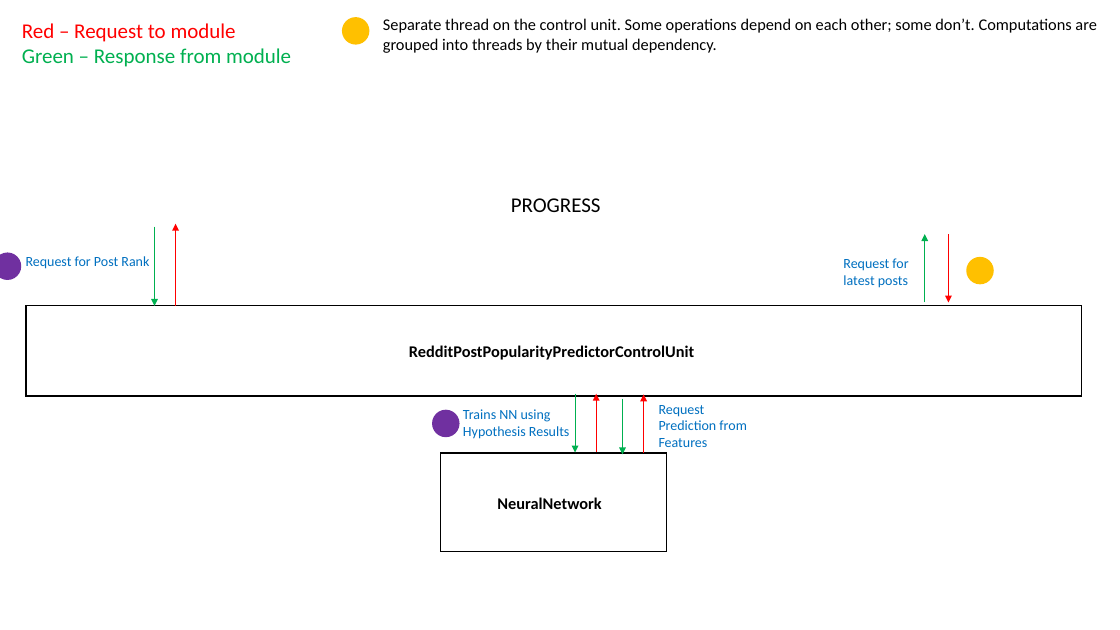
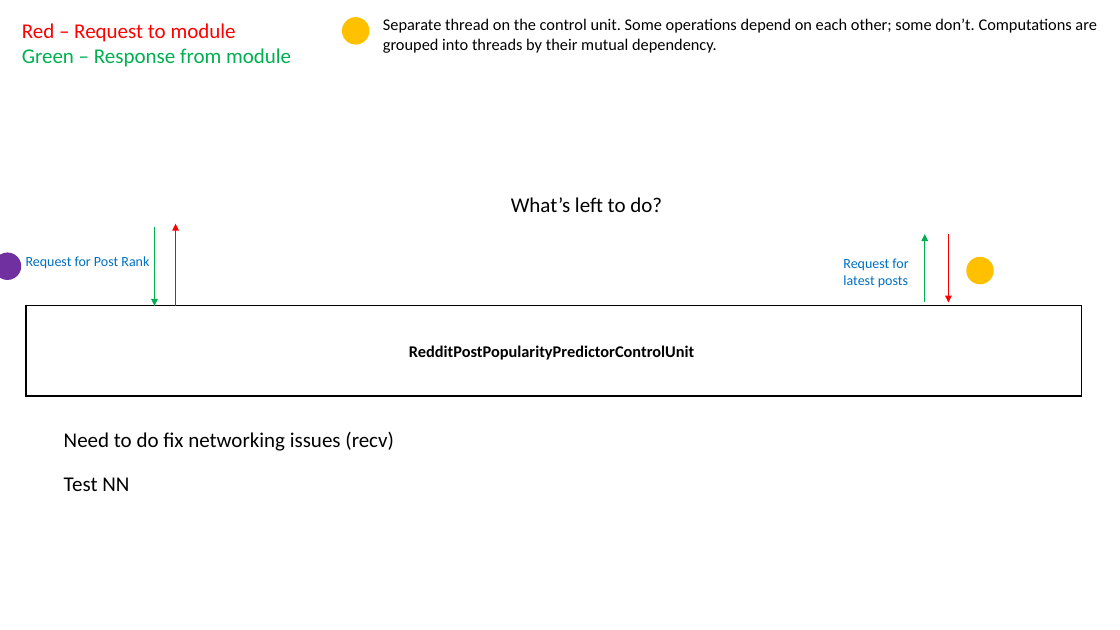
Before and after one commit to WuKesheng0602/reddit-post-popularity-predictor, a slide deck: slide 3 of Architecture.pptx. Drawn at 1120x630 pixels with LibreOffice and Linux fonts; fonts in the diff are those of the drawing. Boxes give left, top, right and bottom in pixels: in the first picture for what was removed or moved away, otherwise in the second. Text is boxed around its words. In the diff, an @@ line names an element or a change of style, - is before the commit and + after.

```diff
--- a/Architecture.pptx
+++ b/Architecture.pptx
@@ text at box(511, 197, 662, 212): text changed @@
-PROGRESS
+What’s left to do?
@@ ellipse removed at box(432, 410, 460, 438) @@
@@ text removed at box(463, 409, 569, 439) @@
-Trains NN using Hypothesis Results
@@ arrow removed from (576, 394) to (576, 453) @@
@@ arrow removed from (597, 452) to (597, 394) @@
@@ arrow removed from (623, 399) to (623, 455) @@
@@ arrow removed from (644, 453) to (644, 394) @@
@@ text removed at box(659, 405, 746, 447) @@
-Request Prediction from Features
@@ text added at box(64, 432, 394, 451), 18 pt, text #000000 @@
+Need to do fix networking issues (recv)
@@ text added at box(64, 477, 129, 491), 18 pt, text #000000 @@
+Test NN
@@ rectangle removed at box(441, 453, 667, 551) @@
@@ text removed at box(497, 497, 601, 509) @@
-NeuralNetwork
```
Also in this commit, not shown: 1 other file.
